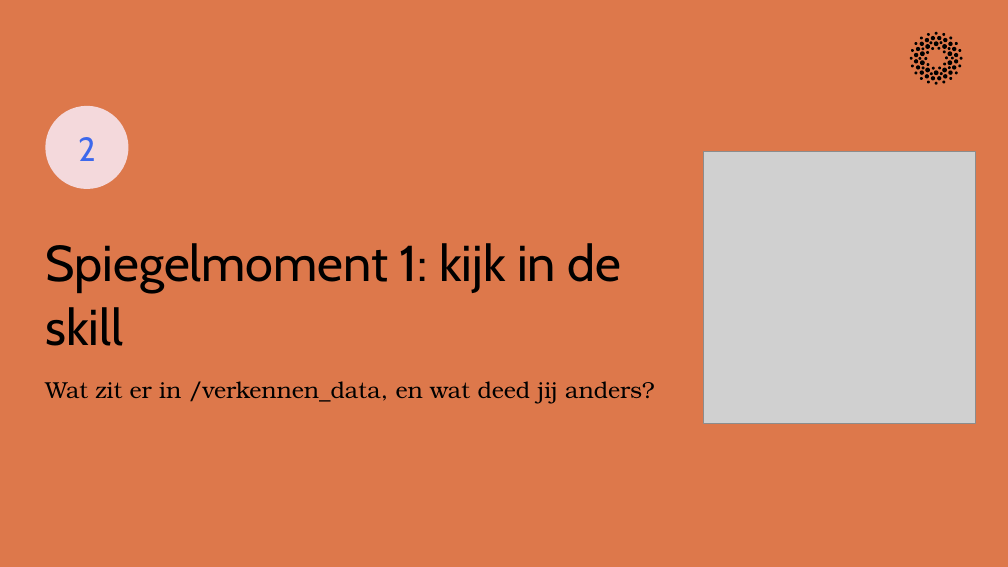
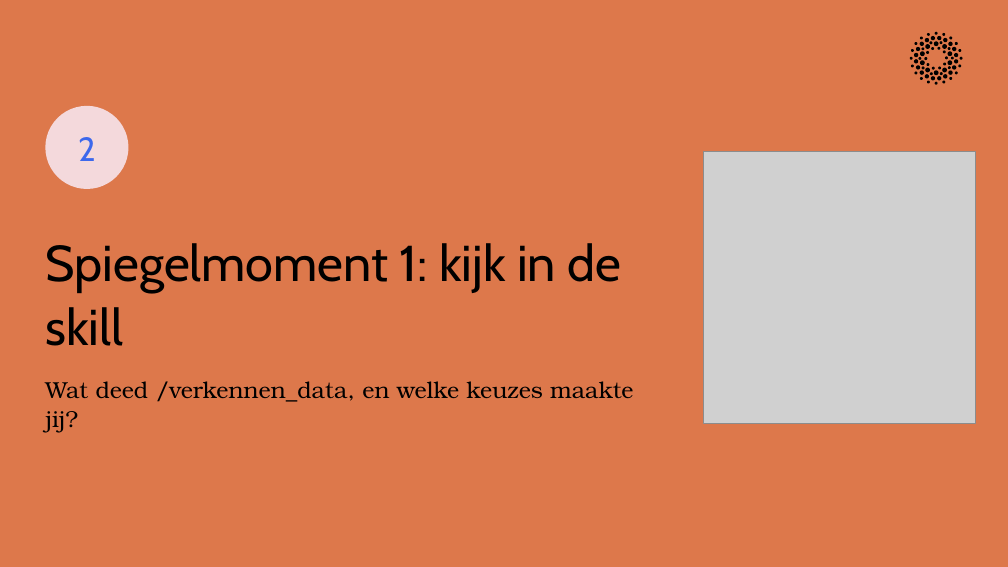
Before and after one commit to cedanl/clidev-presentaties, a slide deck: slide 21 of exports/261005_workshop_rad_uitvoering.pptx. Drawn at 1008x567 pixels with LibreOffice and Linux fonts; fonts in the diff are those of the drawing; grey boxes stand for pictures. Boxes give left, top, right and bottom in pixels: in the first picture for what was removed or moved away, otherwise in the second. Text is boxed around its words. In the diff, an @@ line names an element or a change of style, - is before the commit and + after.

```diff
--- a/exports/261005_workshop_rad_uitvoering.pptx
+++ b/exports/261005_workshop_rad_uitvoering.pptx
@@ text at bbox=[45, 381, 633, 433]: text changed @@
-Wat zit er in /verkennen_data, en wat deed jij anders?
+Wat deed /verkennen_data, en welke keuzes maakte jij?
```
Also in this commit, not shown: 12 other slides changed, 1 other file.
